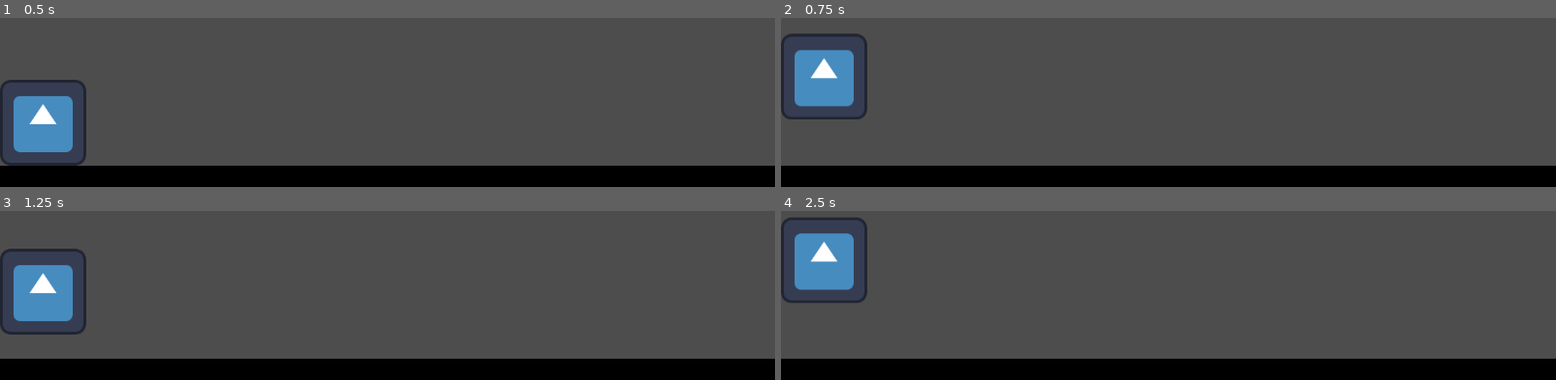
Above: before the commit, frames 1-4 (two rows, left to right).
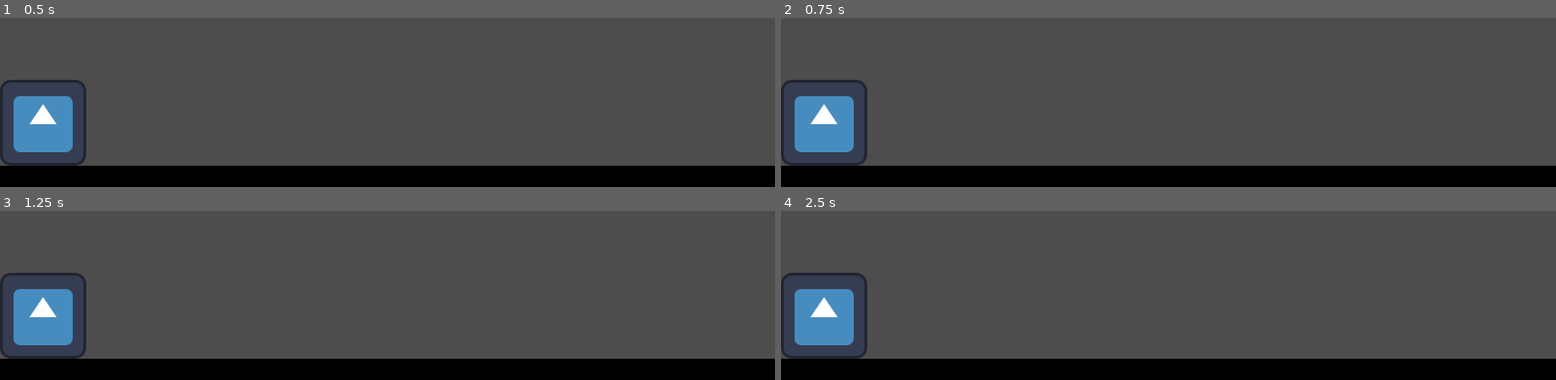
Above: after the commit, the same moments.

Repository: DaBlower/daydreamer
Game: Godot game, scene res://scenes/main.tscn
Same seed, same stepped clock (60 frames per second), same inputs: the game is played once before the commit and once after it. The engine's default icon, where the game draws it, is replaced by a stand-in: a white triangle on a blue panel in a dark square.
Inputs:
- Up to frame 1 (0.5 s): no input
- Up to frame 2 (0.75 s): tap Enter at 0.5 s
- Up to frame 3 (1.25 s): no input
- Up to frame 4 (2.5 s): tap Space at 2 s

Frame 1 is identical in both runs. In frame 2, 5.1% of the frame differs, in the area x 0-12%, y 9-88%; in frame 3, 3.2%; in frame 4, 6.0%, in the area x 0-12%, y 4-88%.

Commit message:
use arrow key for jump, allow continuous jump

Diff:
--- a/scenes/player.tscn
+++ b/scenes/player.tscn
@@ -16,7 +16,7 @@
 		velocity += get_gravity() * delta
 
 	# Handle jump.
-	if Input.is_action_just_pressed(\"ui_accept\") and is_on_floor():
+	if Input.is_action_pressed(\"ui_up\") and is_on_floor():
 		velocity.y = JUMP_VELOCITY
 
 	# Get the input direction and handle the movement/deceleration.
Not shown: 1 places in scenes/platforms1.tscn that only renumber resources
